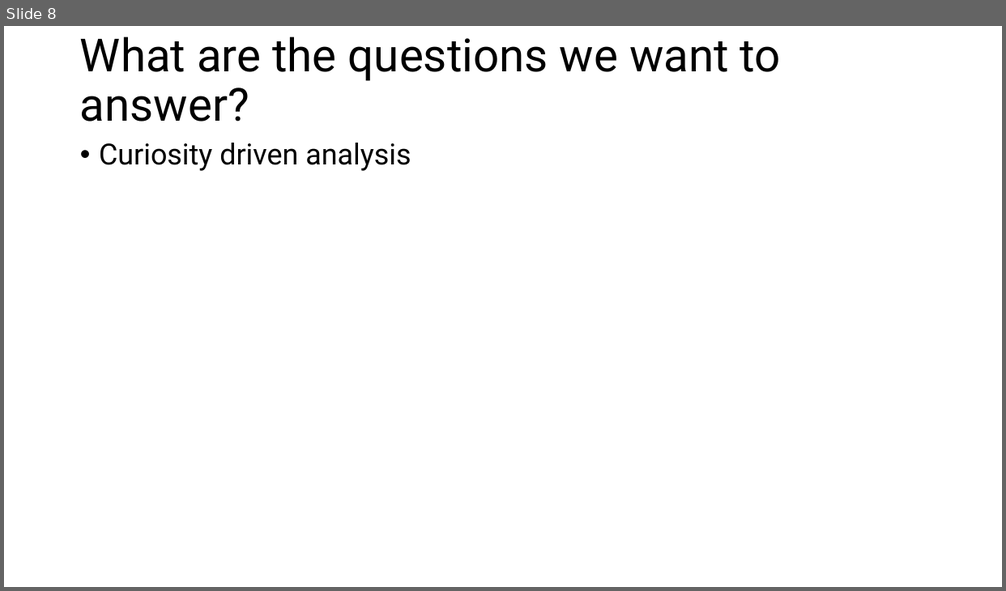
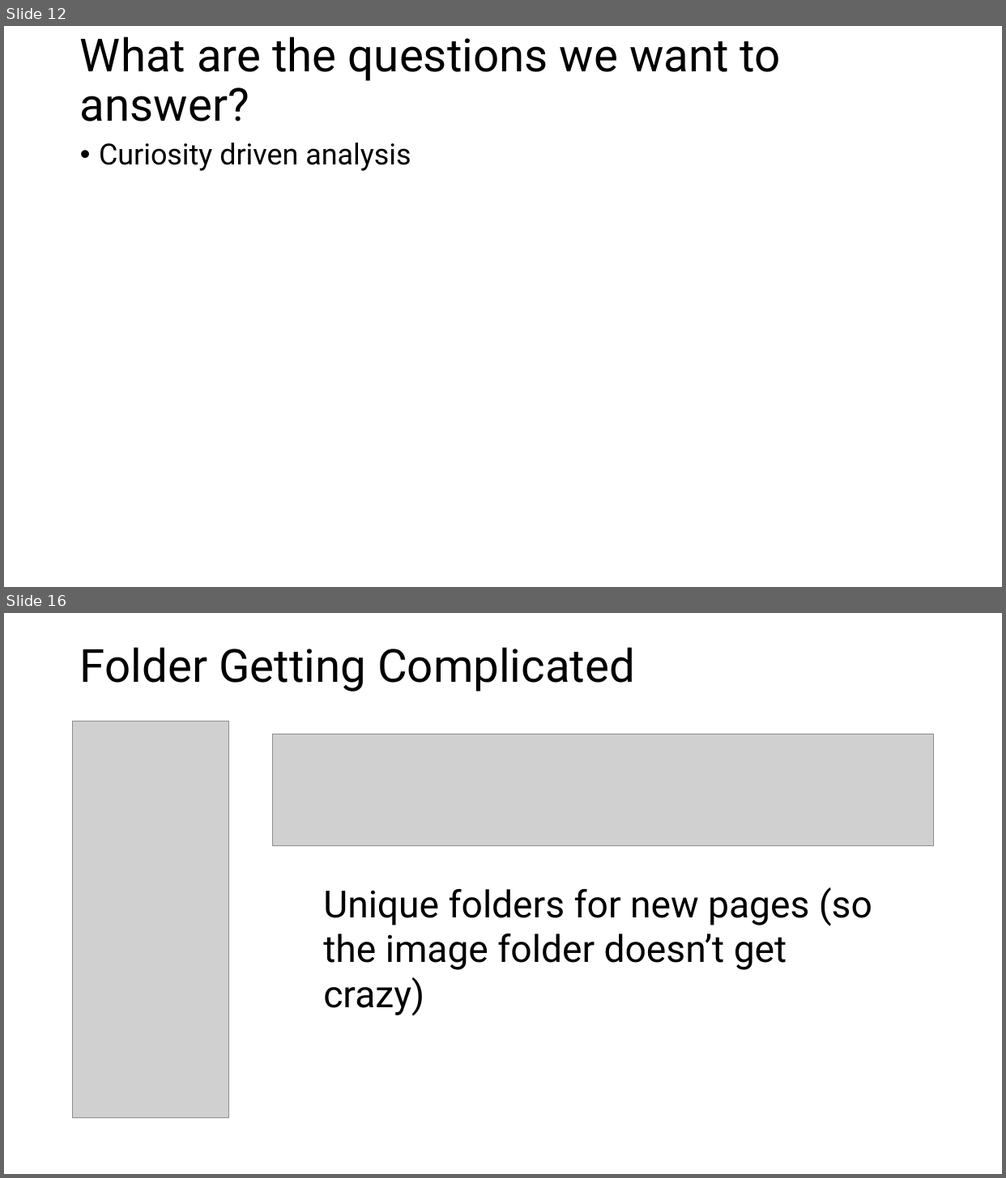
Before and after one commit to usckrc/macula_densa_scRNAseq, a slide deck: presentations/project_introduction_jwn.pptx. Shown one above the other, each under a label of ours: slide 8 before the commit, slides 12 and 16 after it; the slides between them are not shown. The pictures are 1006x591 and 1006x1178 pixels, drawn with LibreOffice and Linux fonts; fonts in the diff are those of the drawing; grey boxes stand for pictures. Boxes give left, top, right and bottom in pixels: in the first picture for what was removed or moved away, otherwise in the second. Text is boxed around its words. In the diff, an @@ line names an element or a change of style, - is before the commit and + after.

```diff
--- a/presentations/project_introduction_jwn.pptx
+++ b/presentations/project_introduction_jwn.pptx
@@ slide 16 added at (4,613,1002,1174), background #FFFFFF @@
@@ title added at (80,647,635,692), 44 pt, text #000000 @@
+Folder Getting Complicated
@@ picture added at (73,722,229,1118) @@
@@ picture added at (273,735,933,845) @@
@@ text added at (323,888,872,970), 36 pt, text #000000 @@
+Unique folders for new pages (so the image folder doesn’t get crazy)
@@ what was slide 8 is now slide 12 @@
```
Also in this commit, not shown: 5 slides changed, 11 other slides added, 3 slides removed, 4 other files.
